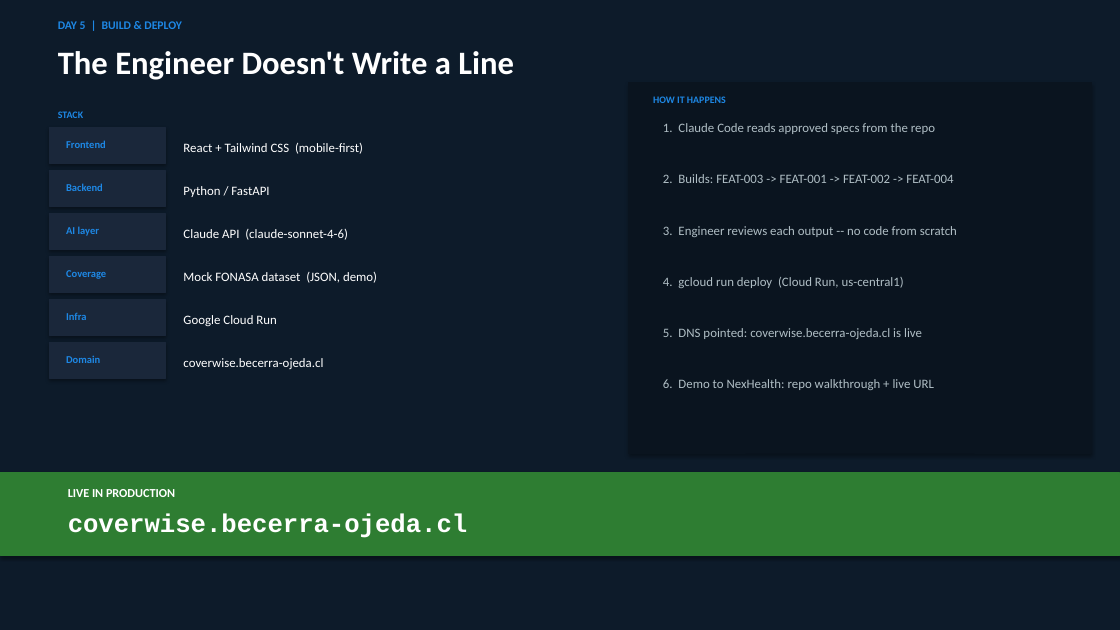
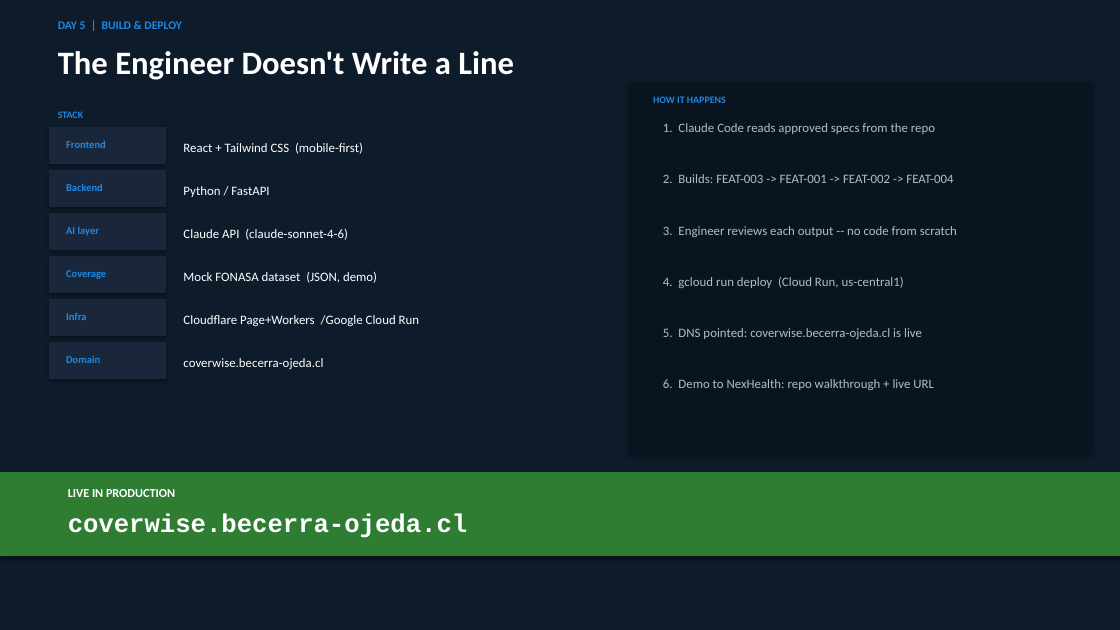
Before and after one commit to guillebecerrao/cxpd-demo, a slide deck: slide 10 of _demo/E2E-SDPB-Coverwise-TW.pptx. Drawn at 1120x630 pixels with LibreOffice and Linux fonts; fonts in the diff are those of the drawing. Boxes give left, top, right and bottom in pixels: in the first picture for what was removed or moved away, otherwise in the second. Text is boxed around its words. In the diff, an @@ line names an element or a change of style, - is before the commit and + after.

```diff
--- a/_demo/E2E-SDPB-Coverwise-TW.pptx
+++ b/_demo/E2E-SDPB-Coverwise-TW.pptx
@@ text at box(183, 315, 419, 326): text changed @@
-Google Cloud Run
+Cloudflare Page+Workers /Google Cloud Run
```
Also in this commit, not shown: 6 other files.
